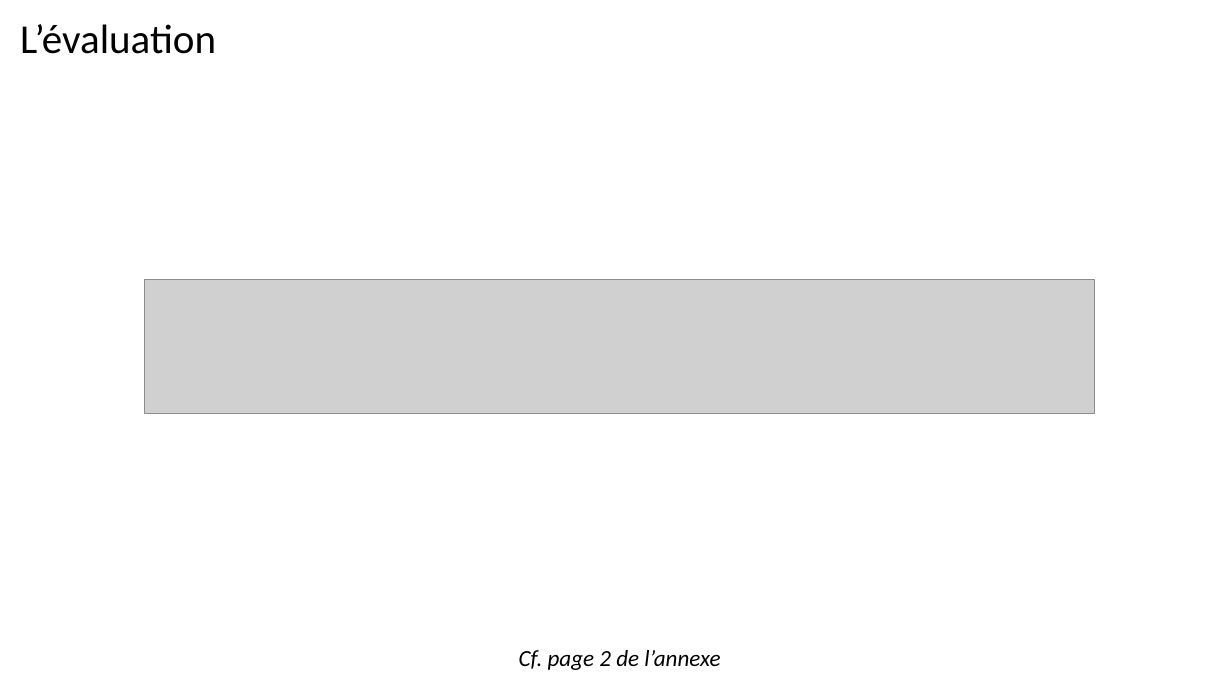
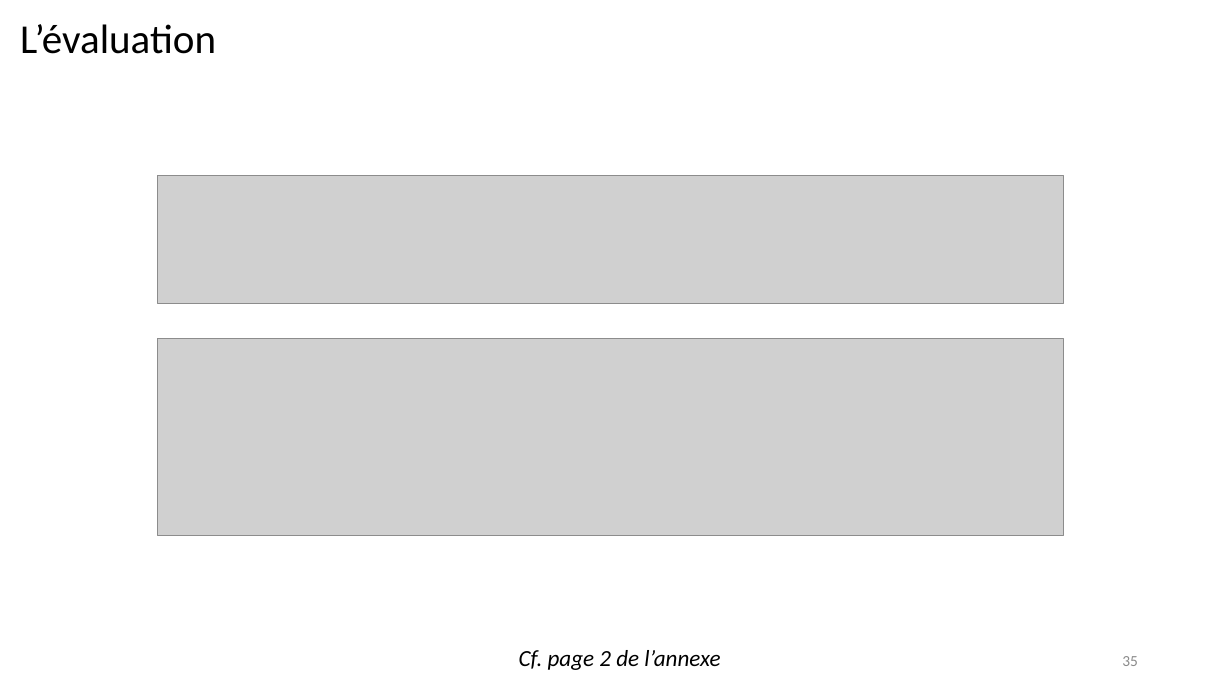
Before and after one commit to nicoszpako/POPPL, a slide deck: slide 35 of POP-PL.pptm (slide 39 before the commit). Drawn at 1232x693 pixels with LibreOffice and Linux fonts; fonts in the diff are those of the drawing; grey boxes stand for pictures. Boxes give left, top, right and bottom in pixels: in the first picture for what was removed or moved away, otherwise in the second. Text is boxed around its words. In the diff, an @@ line names an element or a change of style, - is before the commit and + after.

Commit message:
Updated powerpoint

```diff
--- a/POP-PL.pptm
+++ b/POP-PL.pptm
@@ picture: place and size @@
-picture at [145,280,1095,414]
+picture at [158,176,1064,303]
@@ picture added at [158,338,1064,536] @@
@@ page number added at [1122,656,1138,666], 12 pt, text #8C8C8C @@
+35
```
Also in this commit, not shown: 35 other slides changed, 2 slides added, 8 slides removed.
